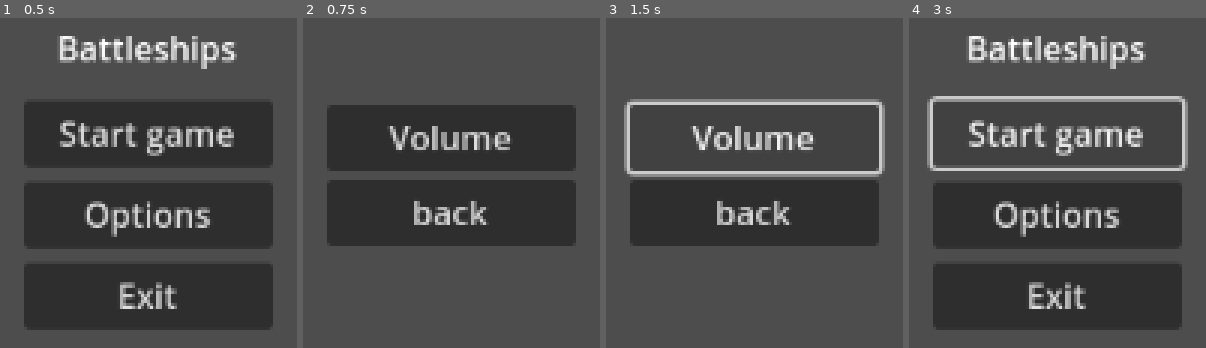
Above: before the commit, frames 1-4 (left to right).
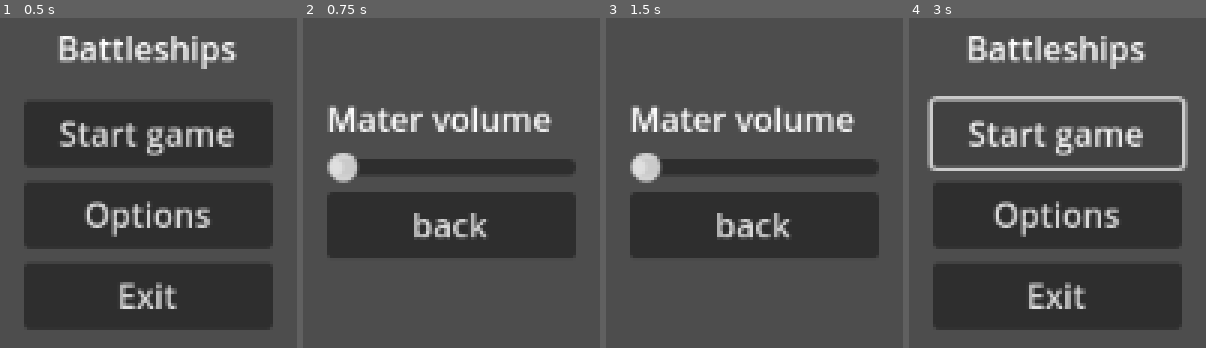
Above: after the commit, the same moments.

Repository: battleships-ktu/battleships
Game: Godot game, scene res://menus/menu.tscn
Two runs of this game, one before a commit and one after it. Both use one fixed random seed, a clock stepped at 60 frames per second and the inputs below. Before the commit the project has no main scene; this scene is started directly in both runs.
Inputs (mouse positions are in pixels of both pictures, inside the frame that each line leads up to):
- Up to frame 1 (0.5 s): no input
- Up to frame 2 (0.75 s): click "Options" at 0.5 s
- Up to frame 3 (1.5 s): click (754, 136) at 1.25 s, where only the run before the commit has a clickable "Volume"
- Up to frame 4 (3 s): click "back" at 2 s; click "Start game" at 2.75 s

Frame 1 is identical in both runs. In frame 2, 22% of the frame differs, in the area x 8-92%, y 26-73%; in frame 3, 17%; in frame 4, nothing differs.

Commit message:
Added a simple volume slider

Diff:
--- /dev/null
+++ b/default_bus_layout.tres
@@ -0,0 +1,15 @@
+[gd_resource type="AudioBusLayout" format=3 uid="uid://b7gg13vyxv4i8"]
+
+[resource]
+bus/1/name = &"music"
+bus/1/solo = false
+bus/1/mute = false
+bus/1/bypass_fx = false
+bus/1/volume_db = 0.0
+bus/1/send = &"Master"
+bus/2/name = &"sfx"
+bus/2/solo = false
+bus/2/mute = false
+bus/2/bypass_fx = false
+bus/2/volume_db = 0.0
+bus/2/send = &"Master"
--- a/menus/menu.tscn
+++ b/menus/menu.tscn
@@ -29,7 +29,7 @@
 
 [node name="Title" type="Label" parent="MarginContainer/VBoxContainer"]
 layout_mode = 2
-theme_override_constants/line_spacing = 120
+theme_override_constants/line_spacing = 60
 text = "Battleships"
 horizontal_alignment = 1
 vertical_alignment = 1
--- a/menus/options_menu.gd
+++ b/menus/options_menu.gd
@@ -2,6 +2,14 @@
 
 
 
+@export
+var bus_name: String
+
+var bus_index: int
+
+func _ready() -> void:
+	bus_index = AudioServer.get_bus_index(bus_name)
+
 
 func _on_back_pressed():
 	get_tree().change_scene_to_file("res://menus/menu.tscn")
--- a/menus/options_menu.tscn
+++ b/menus/options_menu.tscn
@@ -28,15 +28,18 @@
 [node name="VBoxContainer" type="VBoxContainer" parent="MarginContainer"]
 layout_mode = 2
 
-[node name="Volume" type="Button" parent="MarginContainer/VBoxContainer"]
-custom_minimum_size = Vector2(120, 32)
+[node name="master_label" type="Label" parent="MarginContainer/VBoxContainer"]
 layout_mode = 2
-text = "Volume"
+text = "Mater volume"
+
+[node name="Volume_slider" type="HSlider" parent="MarginContainer/VBoxContainer"]
+layout_mode = 2
+max_value = 1.0
+step = 0.001
 
 [node name="Back" type="Button" parent="MarginContainer/VBoxContainer"]
 custom_minimum_size = Vector2(120, 32)
 layout_mode = 2
 text = "back"
 
-[connection signal="pressed" from="MarginContainer/VBoxContainer/Volume" to="." method="_on_volume_pressed"]
 [connection signal="pressed" from="MarginContainer/VBoxContainer/Back" to="." method="_on_back_pressed"]
--- a/project.godot
+++ b/project.godot
@@ -11,7 +11,8 @@
 [application]
 
 config/name="Battleships"
-config/features=PackedStringArray("4.2", "Mobile")
+run/main_scene="res://menus/menu.tscn"
+config/features=PackedStringArray("4.1", "Mobile")
 config/icon="res://icon.svg"
 
 [rendering]
